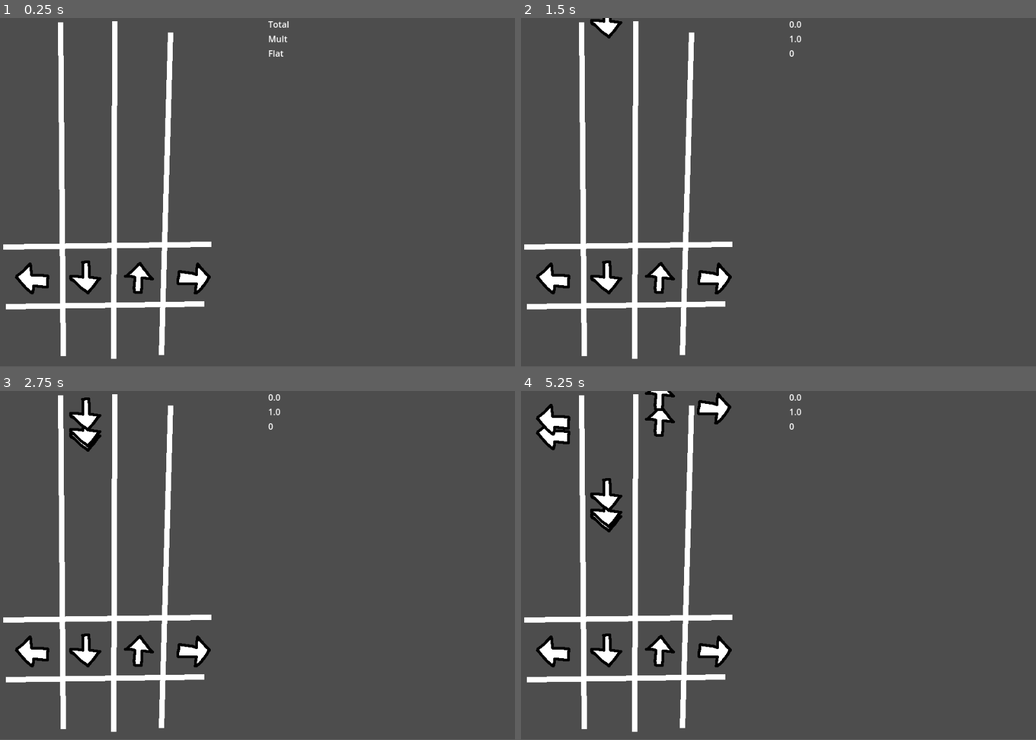
Above: before the commit, frames 1-4 (two rows, left to right).
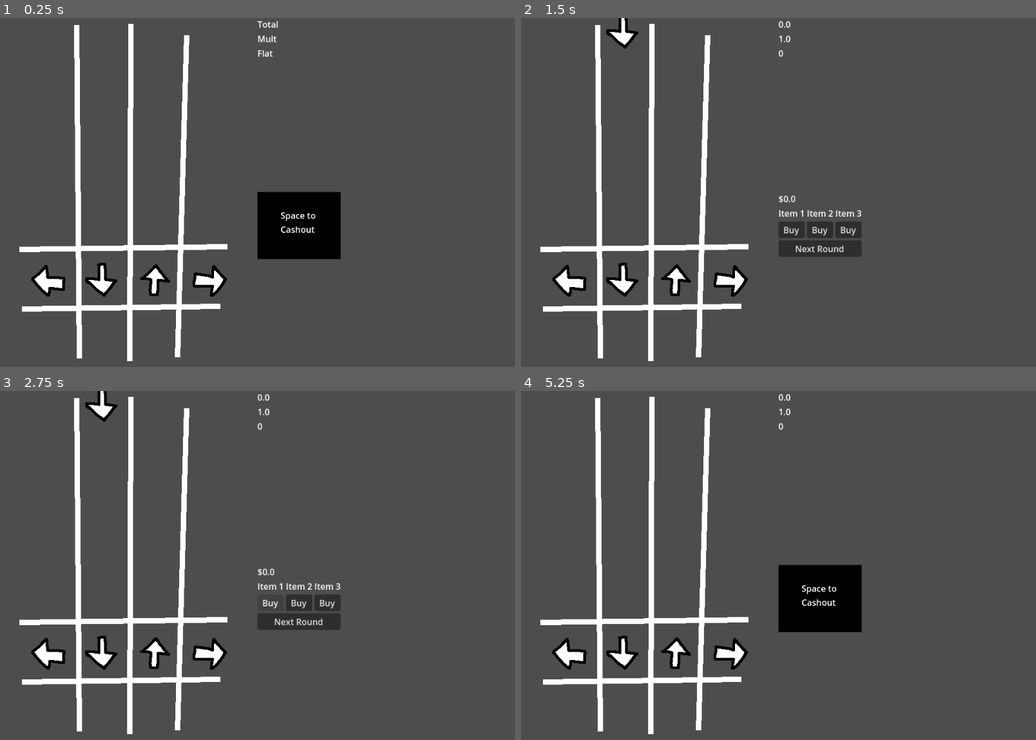
Above: after the commit, the same moments.

Repository: CWmain/cashoutCombo
Game: Godot game, scene res://Scenes/game/game.tscn
Same seed, same stepped clock (60 frames per second), same inputs: the game is played once before the commit and once after it.
Inputs (mouse positions are in pixels of both pictures, inside the frame that each line leads up to):
- Up to frame 1 (0.25 s): no input
- Up to frame 2 (1.5 s): tap Enter at 0.5 s; hold D (Right) 0.53-1.28 s; tap R (RandomNote, bound only after the commit) at 0.6 s; hold S (Down) from 1.28 s (still down); tap Space (RandomNote, bound only before the commit) at 1.35 s
- Up to frame 3 (2.75 s): release S (Down) at 2 s; click (272, 603) at 2 s, where only the run after the commit has a clickable "Buy"
- Up to frame 4 (5.25 s): click (819, 621) at 2.75 s, where only the run after the commit has a clickable "Next Round"; hold D (Right) 3.53-4.28 s; tap R (RandomNote, bound only after the commit) at 3.6 s; hold W (Up) 4.28-5 s; tap Space (RandomNote, bound only before the commit) at 4.35 s; click (819, 621) at 5 s, where only the run after the commit has a clickable "Next Round"
The window is 799x540 before the commit and 799x541 after it. Grey fills any space a smaller window leaves; there, only what the larger window draws over its background counts as a difference.

The runs differ from the first frame. In frame 1, 12% of the frame differs, in the area x 0-67%, y 0-99%; in frame 2, 11%; in frame 3, 11%; in frame 4, 14%.

Commit message:
Added a shop which unlocks on cashout (space). Currently it checks a set value if the cashout is possible prints an end game which needs to be implemented and prettied up. My next step for tom or row is to figure out a nice way to set up the items I want. Currently thinking increasing starting mult, value of direction, ect

Diff:
--- a/Scenes/game/game.gd
+++ b/Scenes/game/game.gd
@@ -2,11 +2,21 @@
 
 @onready var rythm_board: CanvasLayer = $RythmBoard
 @onready var score_board: CanvasLayer = $score_board
+@onready var shop: CanvasLayer = $shop
 
 func _ready() -> void:
 	rythm_board.miss.connect(_on_miss)
 	rythm_board.good.connect(_on_good)
 	rythm_board.perfect.connect(_on_perfect)
+	shop.nextRound.connect(_startNextRound)
+	shop.process_mode =Node.PROCESS_MODE_DISABLED
+
+func _process(delta: float) -> void:
+	if Input.is_action_just_pressed("cashout"):
+		shop.process_mode = Node.PROCESS_MODE_INHERIT
+		rythm_board.process_mode = Node.PROCESS_MODE_DISABLED
+		shop.currentMoney = score_board.total
+		shop.cashout()
 
 func _on_miss() -> void:
 	score_board.mult -= 0.5
@@ -19,3 +29,9 @@
 func _on_perfect() -> void:
 	score_board.mult += 0.1
 	score_board.flat += 50
+
+func _startNextRound() -> void:
+	rythm_board.process_mode = Node.PROCESS_MODE_INHERIT
+	shop.process_mode =Node.PROCESS_MODE_DISABLED
+	score_board.resetScore()
+	rythm_board.resetBoard()
--- a/Scenes/game/game.tscn
+++ b/Scenes/game/game.tscn
@@ -1,8 +1,9 @@
-[gd_scene load_steps=4 format=3 uid="uid://di1w4rkn4nl5e"]
+[gd_scene load_steps=5 format=3 uid="uid://di1w4rkn4nl5e"]
 
 [ext_resource type="PackedScene" uid="uid://cf48up41iwpc" path="res://objects/RythmBoard/rythm_board.tscn" id="1_vcfng"]
 [ext_resource type="Script" uid="uid://cinu7rlv5v2o" path="res://Scenes/game/game.gd" id="1_vjhi1"]
 [ext_resource type="PackedScene" uid="uid://bj8mubde8y5rx" path="res://objects/ScoreBoard/score_board.tscn" id="3_g0siu"]
+[ext_resource type="PackedScene" uid="uid://bb18cnmhvj033" path="res://objects/shop/shop.tscn" id="4_g0siu"]
 
 [node name="game" type="Control"]
 layout_mode = 3
@@ -14,7 +15,13 @@
 script = ExtResource("1_vjhi1")
 
 [node name="RythmBoard" parent="." instance=ExtResource("1_vcfng")]
+offset = Vector2(30, 5)
+transform = Transform2D(1, 0, 0, 1, 30, 5)
 
 [node name="score_board" parent="." instance=ExtResource("3_g0siu")]
-offset = Vector2(500, 0)
-transform = Transform2D(1, 0, 0, 1, 500, 0)
+offset = Vector2(480, 0)
+transform = Transform2D(1, 0, 0, 1, 480, 0)
+
+[node name="shop" parent="." instance=ExtResource("4_g0siu")]
+offset = Vector2(480, 325)
+transform = Transform2D(1, 0, 0, 1, 480, 325)
--- a/objects/RythmBoard/rythm_board.gd
+++ b/objects/RythmBoard/rythm_board.gd
@@ -1,10 +1,16 @@
 extends CanvasLayer
+
+@export var BaseNoteBurstContents: int = 4
+@export var BaseNoteBurstGap: float = 1
+@export var BaseNoteGap: float = 0.5
+@export var BaseNoteFallSpeed: float = 1
 
 # The amount of notes in a burst
 @export var noteBurstContents: int = 4
 
 # The minimum timer gap for burst and noteGap
 const MIN_GAP: float = 0.1
+
 
 #The time between each note burst
 @export var noteBurstGap: float = 1:
@@ -74,6 +80,25 @@
 			column.pop_front()
 
 func startGame() -> void:
+	note_gap_timer.start()
+
+func resetBoard() -> void:
+	# Clear all notes
+	for column in columnNotes:
+		for note in column:
+			note.deactivateNote()
+		column.clear()
+	#Reset spawnedNotes count as they have been cleared
+	spawnedNotes = 0
+
+	# Reset starting values to base (may be modified by shop in the future)
+	noteBurstContents = BaseNoteBurstContents
+	noteBurstGap = BaseNoteBurstGap
+	noteGap = BaseNoteGap
+	noteFallSpeed = BaseNoteFallSpeed
+
+	note_burst_timer.stop()
+	note_gap_timer.stop()
 	note_gap_timer.start()
 
 func _on_noteGapTimer() -> void:
--- a/objects/ScoreBoard/score_board.gd
+++ b/objects/ScoreBoard/score_board.gd
@@ -22,3 +22,7 @@
 
 func _updateTotal() -> void:
 	total = flat*mult
+
+func resetScore() -> void:
+	mult = 1
+	flat = 0
--- a/objects/fallingNote/falling_note.gd
+++ b/objects/fallingNote/falling_note.gd
@@ -34,6 +34,7 @@
 	down_arrow.hide()
 	up_arrow.hide()
 	right_arrow.hide()
+	queue_free()
 
 func _process(delta: float) -> void:
 	if active:
--- /dev/null
+++ b/objects/shop/shop.gd
@@ -0,0 +1,49 @@
+extends CanvasLayer
+
+@onready var item1_button: Button = $VBoxContainer/HBoxContainer/VBoxContainer/Button
+@onready var item2_button: Button = $VBoxContainer/HBoxContainer/VBoxContainer2/Button
+@onready var item3_button: Button = $VBoxContainer/HBoxContainer/VBoxContainer3/Button
+@onready var next_round: Button = $VBoxContainer/NextRound
+
+@onready var color_rect: ColorRect = $ColorRect
+
+@export var moneyCashOut: int = 100
+
+@onready var money_display: Label = $VBoxContainer/MoneyDisplay
+
+var item1_price: float = 50
+
+signal nextRound
+
+var currentMoney: float:
+	set(value):
+		currentMoney = value
+		money_display.text = "$"+str(currentMoney)
+		color_rect.hide()
+
+func _ready() -> void:
+	item1_button.pressed.connect(_buyItem)
+	item2_button.pressed.connect(_buyItem)
+	item3_button.pressed.connect(_buyItem)
+	next_round.pressed.connect(_nextRound)
+
+func cashout() -> void:
+	if currentMoney < moneyCashOut:
+		print("Game Over")
+		return
+	currentMoney -= moneyCashOut
+
+
+func recheckPrice() -> void:
+	pass
+
+func _buyItem() -> void:
+	if currentMoney < item1_price:
+		print("failed to buy")
+		return
+	print("bought")
+	currentMoney -= item1_price
+
+func _nextRound() -> void:
+	color_rect.show()
+	nextRound.emit()
--- /dev/null
+++ b/objects/shop/shop.tscn
@@ -0,0 +1,72 @@
+[gd_scene load_steps=2 format=3 uid="uid://bb18cnmhvj033"]
+
+[ext_resource type="Script" uid="uid://dyx5f08lewnxu" path="res://objects/shop/shop.gd" id="1_puukc"]
+
+[node name="shop" type="CanvasLayer"]
+script = ExtResource("1_puukc")
+
+[node name="VBoxContainer" type="VBoxContainer" parent="."]
+offset_right = 155.0
+offset_bottom = 120.0
+
+[node name="MoneyDisplay" type="Label" parent="VBoxContainer"]
+layout_mode = 2
+text = "Money ="
+
+[node name="HBoxContainer" type="HBoxContainer" parent="VBoxContainer"]
+layout_mode = 2
+
+[node name="VBoxContainer" type="VBoxContainer" parent="VBoxContainer/HBoxContainer"]
+layout_mode = 2
+
+[node name="Label" type="Label" parent="VBoxContainer/HBoxContainer/VBoxContainer"]
+layout_mode = 2
+text = "Item 1"
+
+[node name="Button" type="Button" parent="VBoxContainer/HBoxContainer/VBoxContainer"]
+layout_mode = 2
+focus_mode = 0
+text = "Buy"
+
+[node name="VBoxContainer2" type="VBoxContainer" parent="VBoxContainer/HBoxContainer"]
+layout_mode = 2
+
+[node name="Label" type="Label" parent="VBoxContainer/HBoxContainer/VBoxContainer2"]
+layout_mode = 2
+text = "Item 2"
+
+[node name="Button" type="Button" parent="VBoxContainer/HBoxContainer/VBoxContainer2"]
+layout_mode = 2
+focus_mode = 0
+text = "Buy"
+
+[node name="VBoxContainer3" type="VBoxContainer" parent="VBoxContainer/HBoxContainer"]
+layout_mode = 2
+
+[node name="Label" type="Label" parent="VBoxContainer/HBoxContainer/VBoxContainer3"]
+layout_mode = 2
+text = "Item 3"
+
+[node name="Button" type="Button" parent="VBoxContainer/HBoxContainer/VBoxContainer3"]
+layout_mode = 2
+focus_mode = 0
+text = "Buy"
+
+[node name="NextRound" type="Button" parent="VBoxContainer"]
+layout_mode = 2
+focus_mode = 0
+text = "Next Round"
+
+[node name="ColorRect" type="ColorRect" parent="."]
+offset_top = -1.0
+offset_right = 155.0
+offset_bottom = 124.0
+color = Color(0, 0, 0, 1)
+
+[node name="Label" type="Label" parent="ColorRect"]
+offset_left = 43.0
+offset_top = 32.0
+offset_right = 109.0
+offset_bottom = 81.0
+text = "Space to
+Cashout"
--- a/project.godot
+++ b/project.godot
@@ -18,6 +18,7 @@
 [display]
 
 window/size/viewport_width=960
+window/size/viewport_height=650
 
 [input]
 
@@ -47,6 +48,11 @@
 }
 RandomNote={
 "deadzone": 0.2,
+"events": [Object(InputEventKey,"resource_local_to_scene":false,"resource_name":"","device":-1,"window_id":0,"alt_pressed":false,"shift_pressed":false,"ctrl_pressed":false,"meta_pressed":false,"pressed":false,"keycode":0,"physical_keycode":82,"key_label":0,"unicode":114,"location":0,"echo":false,"script":null)
+]
+}
+cashout={
+"deadzone": 0.2,
 "events": [Object(InputEventKey,"resource_local_to_scene":false,"resource_name":"","device":-1,"window_id":0,"alt_press …(191 unchanged characters)…
 ]
 }
Not shown, added: objects/shop/shop.gd.uid
